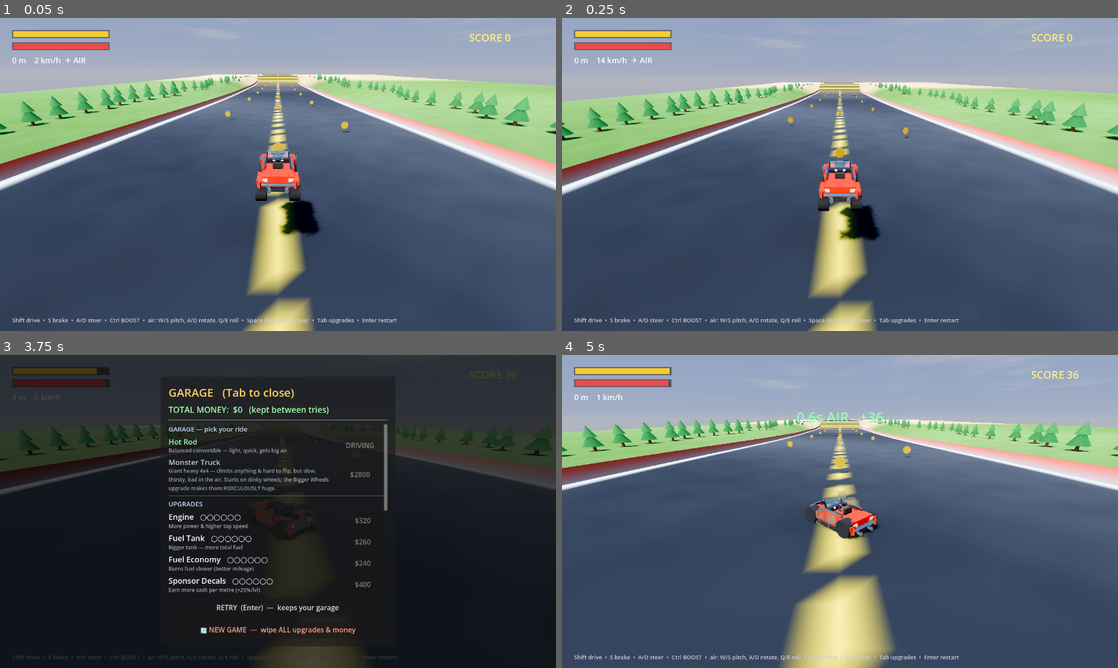
Above: before the commit, frames 1-4 (two rows, left to right).
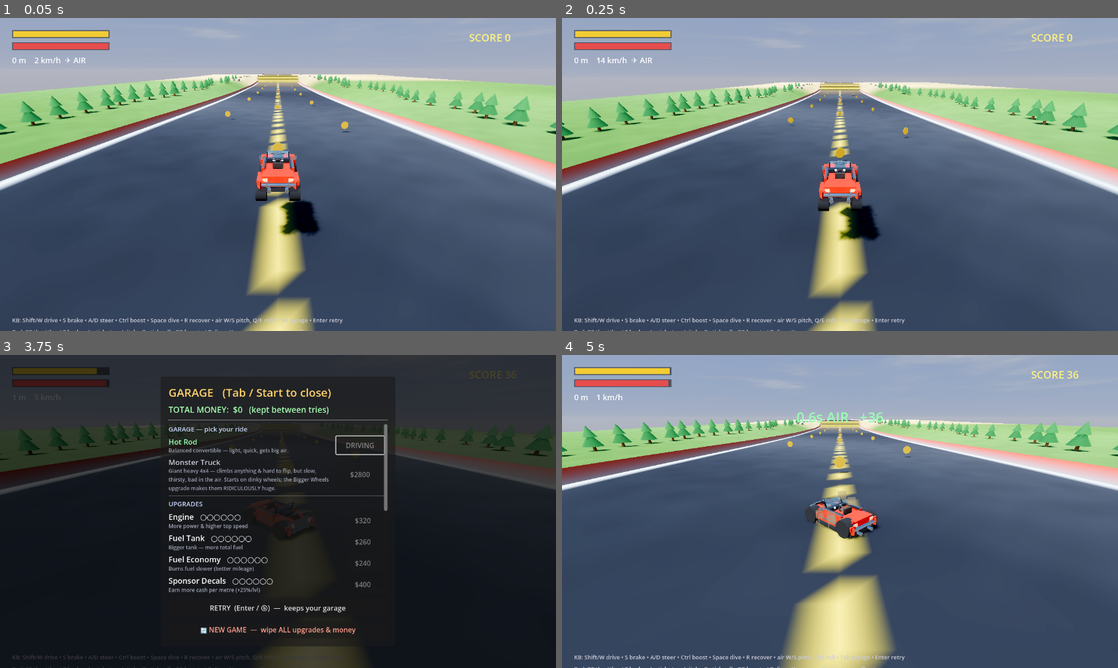
Above: after the commit, the same moments.

Repository: MilkManManiac/HillClimbRacer
Game: Godot game, scene res://scenes/HillClimb.tscn
Same seed, same stepped clock (60 frames per second), same inputs: the game is played once before the commit and once after it.
Inputs (mouse positions are in pixels of both pictures, inside the frame that each line leads up to):
- Up to frame 1 (0.05 s): no input
- Up to frame 2 (0.25 s): no input
- Up to frame 3 (3.75 s): tap Enter (ui_accept) at 0.5, 0.6 s; move the mouse to (400, 495) at 0.52 s; hold D (turn_right) 0.53-1.25 s; hold Ctrl (boost, bound only after the commit) 0.53-1.25 s; click (400, 495) at 0.67 s; tap Tab (toggle_shop, bound only after the commit) at 0.77, 1.07 s; drag from (166, 527) to (250, 574) at 1.27 s; move the mouse to (333, 442) at 2.02 s; hold D (turn_right) 2.03-2.75 s; hold Space (dive, bound only after the commit) 2.03-2.75 s; tap R (recover, bound only after the commit) at 2.3 s; drag from (250, 574) to (111, 464) at 2.77 s; move the mouse to (444, 558) at 3.52 s; hold A (turn_left) from 3.53 s (still down); hold Tab (toggle_shop, bound only after the commit) from 3.53 s (still down)
- Up to frame 4 (5 s): tap Enter (ui_accept) at 3.8 s; tap Escape (ui_cancel) at 4.15 s; release A (turn_left) at 4.25 s; release Tab (toggle_shop, bound only after the commit) at 4.25 s; drag from (673, 464) to (756, 433) at 4.27 s

The runs differ from the first frame. In frame 1, 0.6% of the frame differs, in the area x 2-72%, y 95-100%; in frame 2, 0.6%; in frame 3, 0.8%, in the area x 2-72%, y 10-100%; in frame 4, 0.6%.

Commit message:
HC: full controller support
Gamepad bindings registered at runtime via InputMap (Xbox layout): RT throttle,
LT brake, left stick steer + air pitch, right stick roll, RB boost, LB dive,
Y recover, Start garage, Back/B retry. All raw key checks (Space/Ctrl/W/S/Q/E/R)
converted to input actions carrying both keyboard + gamepad events, so KB and pad
work side by side. Shop is controller-navigable: opening focuses a button, d-pad
moves, A confirms; added ui_* joypad insurance bindings. HUD hint shows both maps.

Co-Authored-By: Claude Opus 4.8 (1M context) <noreply@anthropic.com>

Diff:
--- a/scripts/hc/HCCar.gd
+++ b/scripts/hc/HCCar.gd
@@ -174,28 +174,27 @@
 	# --- gravity ------------------------------------------------------------
 	apply_central_force(Vector3.DOWN * gravity_force * mass)
 
-	# --- dive (hold Space): drop faster, burns fuel -------------------------
-	var diving := Input.is_key_pressed(KEY_SPACE) and fuel > 0.0
+	# --- dive (hold Space / LB): drop faster, burns fuel --------------------
+	var diving := Input.is_action_pressed("dive") and fuel > 0.0
 	if diving:
 		apply_central_force(Vector3.DOWN * dive_force * mass)
 		fuel -= delta * 9.0 * fuel_eff   # the drop costs fuel
 
-	# --- rocket BOOST (hold Ctrl): thrust along the nose, burns fuel fast ---
+	# --- rocket BOOST (hold Ctrl / RB): thrust along the nose, burns fuel fast ---
 	# works on the ground (launch speed) AND in the air (push the nose forward
 	# to clear gaps / steer flips). 0 boost_force = no Rockets upgrade yet.
-	boosting = Input.is_key_pressed(KEY_CTRL) and boost_force > 0.0 and fuel > 0.0
+	boosting = Input.is_action_pressed("boost") and boost_force > 0.0 and fuel > 0.0
 	if boosting:
 		apply_central_force(fwd * boost_force)
 		fuel -= delta * 45.0 * fuel_eff   # rockets CHUG fuel — short bursts only
 	_update_flames(boosting)
 
-	# gas pedal = Left Shift (W also drives on the ground); brake = S; A/D steer/roll
+	# throttle = RT / W / Shift; brake = LT / S; left stick (A/D) steer & air yaw;
+	# left stick Y (W/S) = air pitch; right stick X (Q/E) = air roll
 	var drive := maxf(Input.get_action_strength("accelerate"), (1.0 if Input.is_key_pressed(KEY_SHIFT) else 0.0))
 	var braking := Input.get_action_strength("brake")
 	var steer_in := Input.get_axis("turn_right", "turn_left")
-	var pitch_in := 0.0
-	if Input.is_key_pressed(KEY_W): pitch_in -= 1.0   # W = nose down / lean forward
-	if Input.is_key_pressed(KEY_S): pitch_in += 1.0   # S = nose up / lean back
+	var pitch_in := Input.get_action_strength("pitch_up") - Input.get_action_strength("pitch_down")
 
 	if _grounded:
 		# drive / brake (fuel-gated)
@@ -234,10 +233,8 @@
 			angular_velocity.y = (fwd_speed / wheelbase) * tan(ang)
 	else:
 		# --- airborne: full manual 3-axis (no assist) ----------------------
-		var pitch := pitch_in                      # W nose down / S nose up (Space no longer pitches)
-		var qe := 0.0
-		if Input.is_key_pressed(KEY_Q): qe -= 1.0
-		if Input.is_key_pressed(KEY_E): qe += 1.0
+		var pitch := pitch_in                      # W/left-stick nose down, S nose up
+		var qe := Input.get_action_strength("roll_right") - Input.get_action_strength("roll_left")  # Q/E / right stick
 		apply_torque(right * pitch * air_pitch_torque * mass)   # W/S = pitch
 		apply_torque(up * steer_in * air_yaw_torque * mass)     # A/D = yaw (rotate)
 		apply_torque(fwd * qe * air_roll_torque * mass)         # Q/E = roll
@@ -264,7 +261,7 @@
 		apply_central_force(-vel.normalized() * (speed - soft_cap) * mass * 2.5)
 
 	# --- recover (R): ease upright + small lift ----------------------------
-	if Input.is_key_pressed(KEY_R):
+	if Input.is_action_pressed("recover"):
 		var axis := up.cross(Vector3.UP)
 		apply_torque(axis * 6.0 * mass)
 		if up.dot(Vector3.UP) < 0.3:
@@ -1361,16 +1358,14 @@
 ## Tilt the control surfaces with the air inputs (cosmetic feedback).
 func _animate_surfaces(delta: float) -> void:
 	var yaw_in := Input.get_axis("turn_right", "turn_left")
-	var roll_in := 0.0
-	if Input.is_key_pressed(KEY_Q): roll_in -= 1.0
-	if Input.is_key_pressed(KEY_E): roll_in += 1.0
+	var roll_in := Input.get_action_strength("roll_right") - Input.get_action_strength("roll_left")
 	if _rudder:
 		_rudder.rotation.y = lerp_angle(_rudder.rotation.y, yaw_in * 0.5, 1.0 - exp(-12.0 * delta))
 	for i in range(_ailerons.size()):
 		var sgn: float = -1.0 if i == 0 else 1.0
 		_ailerons[i].rotation.x = lerp_angle(_ailerons[i].rotation.x, roll_in * 0.6 * sgn, 1.0 - exp(-12.0 * delta))
 	if _airbrake and _airbrake.visible:
-		var brake_ang: float = deg_to_rad(72.0) if Input.is_key_pressed(KEY_SPACE) else 0.0
+		var brake_ang: float = deg_to_rad(72.0) if Input.is_action_pressed("dive") else 0.0
 		_airbrake.rotation.x = lerp_angle(_airbrake.rotation.x, brake_ang, 1.0 - exp(-14.0 * delta))
 
 func _hide_glb_wheels(node: Node) -> void:
--- a/scripts/hc/HCMain.gd
+++ b/scripts/hc/HCMain.gd
@@ -91,9 +91,12 @@
 var _shop_rows := {}
 var _veh_rows := {}
 var _reset_btn: Button
+var _restart_btn: Button
 var _reset_armed := false   # fresh-start needs a confirm click so it's not a mis-tap
+var _first_veh_btn: Button   # focus target when the garage opens (gamepad nav)
 
 func _ready() -> void:
+	_setup_input()
 	_init_levels()
 	_setup_sky()
 	_setup_terrain_and_car()
@@ -104,11 +107,58 @@
 	Input.set_mouse_mode(Input.MOUSE_MODE_VISIBLE)
 
 func _input(event: InputEvent) -> void:
-	if event is InputEventKey and event.pressed and not event.echo:
-		if event.keycode == KEY_ENTER:
-			_restart()
-		elif event.keycode == KEY_TAB:
-			_toggle_shop()
+	# works for keyboard (Enter/Tab) AND gamepad (Back / Start) via the input actions
+	if event.is_action_pressed("restart"):
+		_restart()
+	elif event.is_action_pressed("toggle_shop"):
+		_toggle_shop()
+
+# --- input map: keyboard + gamepad, built at runtime so we don't hand-edit the
+# serialized project.godot. Gamepad layout (Xbox): RT throttle, LT brake, left
+# stick steer (and air yaw + pitch), right stick X roll, RB boost, LB dive,
+# Y recover, Start garage, Back retry; shop navigates with d-pad + A.
+func _setup_input() -> void:
+	for a in ["accelerate", "brake", "turn_left", "turn_right"]:
+		if InputMap.has_action(a):
+			InputMap.action_set_deadzone(a, 0.2)   # smooth analog triggers/stick
+	_joy_axis("accelerate", JOY_AXIS_TRIGGER_RIGHT, 1.0)
+	_joy_axis("brake", JOY_AXIS_TRIGGER_LEFT, 1.0)
+	_joy_axis("turn_left", JOY_AXIS_LEFT_X, -1.0)
+	_joy_axis("turn_right", JOY_AXIS_LEFT_X, 1.0)
+	_new_action("boost", 0.5, [_key(KEY_CTRL), _btn(JOY_BUTTON_RIGHT_SHOULDER)])
+	_new_action("dive", 0.5, [_key(KEY_SPACE), _btn(JOY_BUTTON_LEFT_SHOULDER)])
+	_new_action("recover", 0.5, [_key(KEY_R), _btn(JOY_BUTTON_Y)])
+	_new_action("pitch_down", 0.2, [_key(KEY_W), _axis(JOY_AXIS_LEFT_Y, -1.0)])
+	_new_action("pitch_up", 0.2, [_key(KEY_S), _axis(JOY_AXIS_LEFT_Y, 1.0)])
+	_new_action("roll_left", 0.2, [_key(KEY_Q), _axis(JOY_AXIS_RIGHT_X, -1.0)])
+	_new_action("roll_right", 0.2, [_key(KEY_E), _axis(JOY_AXIS_RIGHT_X, 1.0)])
+	_new_action("toggle_shop", 0.5, [_key(KEY_TAB), _btn(JOY_BUTTON_START)])
+	_new_action("restart", 0.5, [_key(KEY_ENTER), _btn(JOY_BUTTON_BACK)])
+	# shop navigation on a gamepad (insurance in case the ui_* defaults were stripped)
+	_joy_btn("ui_accept", JOY_BUTTON_A)
+	_joy_btn("ui_cancel", JOY_BUTTON_B)
+	_joy_btn("ui_up", JOY_BUTTON_DPAD_UP)
+	_joy_btn("ui_down", JOY_BUTTON_DPAD_DOWN)
+	_joy_btn("ui_left", JOY_BUTTON_DPAD_LEFT)
+	_joy_btn("ui_right", JOY_BUTTON_DPAD_RIGHT)
+
+func _key(kc: int) -> InputEventKey:
+	var e := InputEventKey.new(); e.physical_keycode = kc; return e
+func _btn(b: int) -> InputEventJoypadButton:
+	var e := InputEventJoypadButton.new(); e.button_index = b; return e
+func _axis(a: int, v: float) -> InputEventJoypadMotion:
+	var e := InputEventJoypadMotion.new(); e.axis = a; e.axis_value = v; return e
+func _joy_axis(action: String, a: int, v: float) -> void:
+	if InputMap.has_action(action):
+		InputMap.action_add_event(action, _axis(a, v))
+func _joy_btn(action: String, b: int) -> void:
+	if InputMap.has_action(action):
+		InputMap.action_add_event(action, _btn(b))
+func _new_action(nm: String, dz: float, events: Array) -> void:
+	if not InputMap.has_action(nm):
+		InputMap.add_action(nm, dz)
+	for e in events:
+		InputMap.action_add_event(nm, e)
 
 func _setup_sky() -> void:
 	var sky := Node3D.new()
@@ -396,6 +446,8 @@
 		vbuy.custom_minimum_size = Vector2(110, 40)
 		vbuy.pressed.connect(_on_vehicle_button.bind(vk))
 		vrow.add_child(vbuy)
+		if _first_veh_btn == null:
+			_first_veh_btn = vbuy
 		_veh_rows[vk] = {"label": vlbl, "buy": vbuy}
 	var sep2 := HSeparator.new()
 	list.add_child(sep2)
@@ -425,12 +477,12 @@
 		row.add_child(buy)
 		_shop_rows[key] = {"label": lbl, "desc": desc, "buy": buy}
 
-	var restart := Button.new()
-	restart.text = "RETRY  (Enter)  —  keeps your garage"
-	restart.custom_minimum_size = Vector2(0, 46)
-	restart.size_flags_horizontal = Control.SIZE_EXPAND_FILL
-	restart.pressed.connect(_restart)
-	box.add_child(restart)
+	_restart_btn = Button.new()
+	_restart_btn.text = "RETRY  (Enter / ⓑ)  —  keeps your garage"
+	_restart_btn.custom_minimum_size = Vector2(0, 46)
+	_restart_btn.size_flags_horizontal = Control.SIZE_EXPAND_FILL
+	_restart_btn.pressed.connect(_restart)
+	box.add_child(_restart_btn)
 
 	# Fresh start: wipe ALL progress (money, every vehicle's upgrades, unlocks) and
 	# return to the starter Hot Rod. Two-click confirm so it can't be a mis-tap.
@@ -457,15 +509,20 @@
 	_shop_summary = "You reached %d m  —  earned +$%d this run" % [int(_car.get("distance")), _last_earned]
 	_shop.visible = true
 	_refresh_shop()
+	# focus RETRY so a gamepad can just press A to go again (d-pad to browse upgrades)
+	if _restart_btn:
+		_restart_btn.call_deferred("grab_focus")
 
 func _toggle_shop() -> void:
 	if _shop == null:
 		return
 	_shop.visible = not _shop.visible
 	if _shop.visible:
-		_shop_header.text = "GARAGE   (Tab to close)"
+		_shop_header.text = "GARAGE   (Tab / Start to close)"
 		_shop_summary = ""
 		_refresh_shop()
+		if _first_veh_btn:
+			_first_veh_btn.call_deferred("grab_focus")
 
 ## Vehicle row button: select if owned, otherwise buy if affordable.
 func _on_vehicle_button(vk: String) -> void:
@@ -643,7 +700,7 @@
 	hint.position = Vector2(28, -34)
 	hint.add_theme_font_size_override("font_size", 13)
 	hint.add_theme_color_override("font_color", Color(0.8, 0.8, 0.85))
-	hint.text = "Shift drive  •  S brake  •  A/D steer  •  Ctrl BOOST  •  air: W/S pitch, A/D rotate, Q/E roll  •  Space dive  •  R recover  •  Tab upgrades  •  Enter restart"
+	hint.text = "KB: Shift/W drive • S brake • A/D steer • Ctrl boost • Space dive • R recover • air W/S pitch, Q/E roll • Tab garage • Enter retry\nPad: RT throttle • LT brake • L-stick steer/pitch • R-stick roll • RB boost • LB dive • Y recover • Start garage • Ⓑ retry"
 	layer.add_child(hint)
 
 func _bar_bg(layer: CanvasLayer, pos: Vector2, col: Color) -> void:
